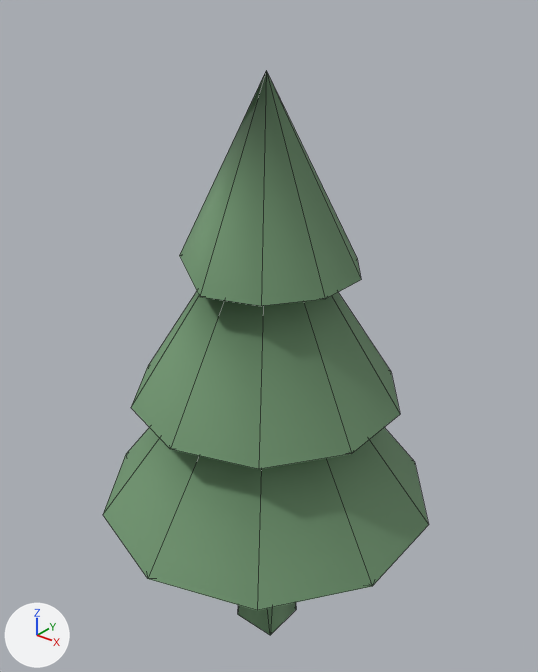
The glTF model assets/models/props/tree.lod1.glb as it was, and as the next commit left it.
Camera for both pictures: a camera (50 mm lens) standing at (2.36, -2.93, 3.91) and looking at (-0.03, 0.06, 2.06). Every picture has the same lights, and +X, +Y and +Z are marked at lower left. The first picture is the older version. Mesh edges are drawn as thin lines.
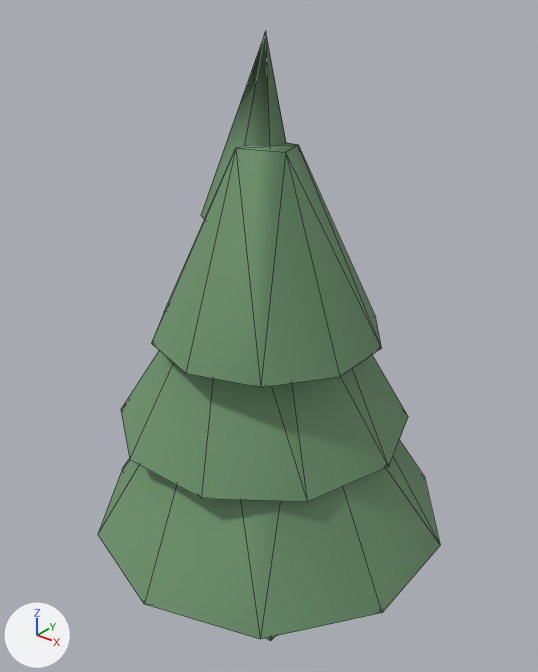
Boxes [x1, y1, x2, y2] around the edits, measured in the pictures (538 x 672 px; the box of a moved part takes in the faces that stretch with it):
'Mesh_0', reshaped (8% taller)
    before: [103, 71, 429, 635]
    after: [98, 30, 440, 641]
part 1 of me_mesh_0, moved or reshaped (mostly hidden afterwards)
    before: [238, 602, 296, 635]
    after: [267, 636, 275, 641]
part 2 of me_mesh_0, rebuilt (9% taller)
    before: [103, 427, 429, 610]
    after: [98, 440, 440, 639]
part 3 of me_mesh_0, rebuilt
    before: [131, 292, 400, 469]
    after: [121, 30, 408, 502]
part 4 of me_mesh_0, rebuilt (27% wider)
    before: [179, 71, 361, 306]
    after: [151, 143, 382, 387]

The change, as a list of edits to the scene's bpy script:
```text
Change me_mesh_0:
    used by ob_mesh_0; location = (0.0, 0.0, 0.0)
    remove me_mesh_0.from_pydata(...)  # 39 vertices, 62 faces; spans x -0.95..0.95, y -1.0..1.0, z 0.0..3.5
    add me_mesh_0.from_pydata(...)  # 53 vertices, 94 faces; spans x -0.96..1.04, y -1.07..1.03, z -0.03..3.67
    me_mesh_0 part 1: the loose piece of 8 vertices spanning x -0.14..0.14, y -0.14..0.2, z 0.0..1.4 is scaled about its middle by (1.09, 1.1, 1.07), then moved by (0.0, 0.0, 0.02)
    me_mesh_0 part 2: the loose piece of 11 vertices spanning x -0.95..0.95, y -1.0..1.0, z 1.05..2.35 is rebuilt with 14 vertices and now spans x -0.96..1.04, y -1.07..1.03, z 0.95..2.15
    me_mesh_0 part 3: the loose piece of 11 vertices spanning x -0.74..0.74, y -0.78..0.78, z 1.75..2.95 is rebuilt with 17 vertices and now spans x -0.91..0.81, y -0.79..0.85, z 1.55..3.67
    me_mesh_0 part 4: the loose piece of 9 vertices spanning x -0.49..0.49, y -0.52..0.42, z 2.5..3.5 is rebuilt with 14 vertices and now spans x -0.58..0.64, y -0.67..0.61, z 2.15..3.15
```
